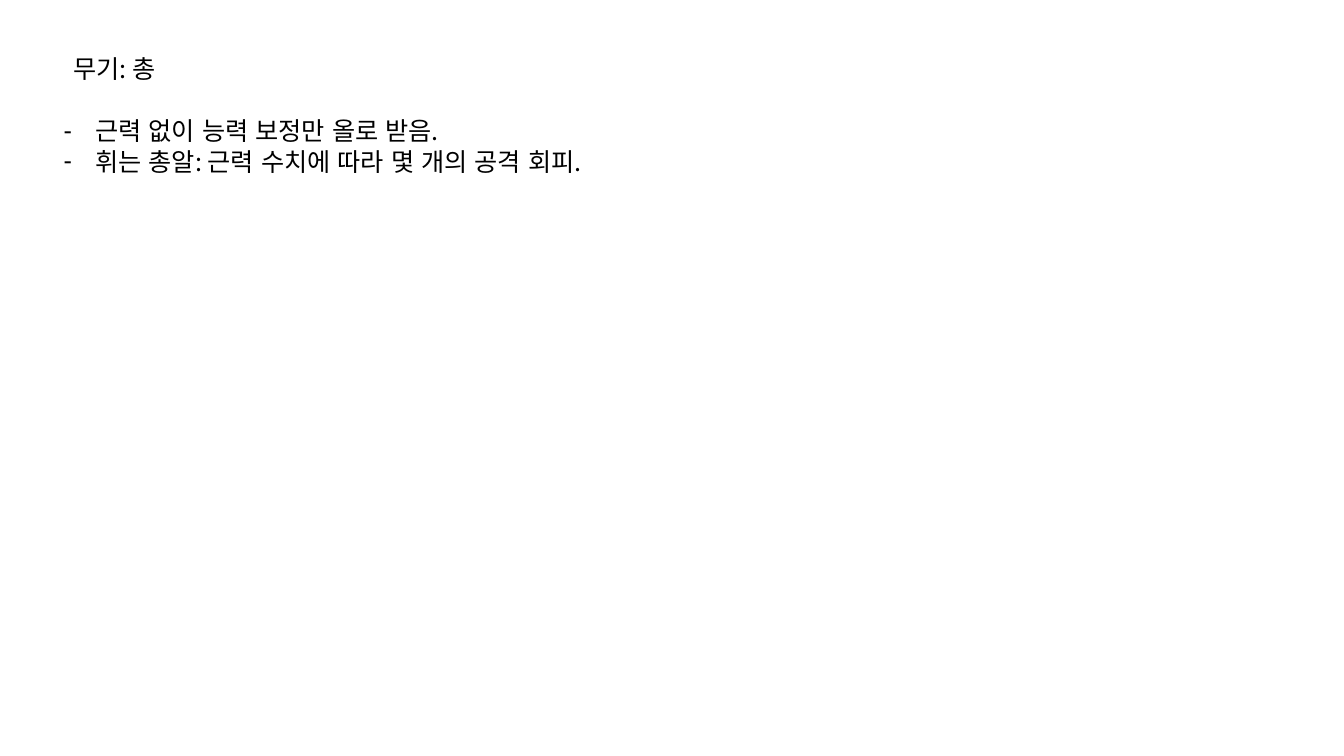
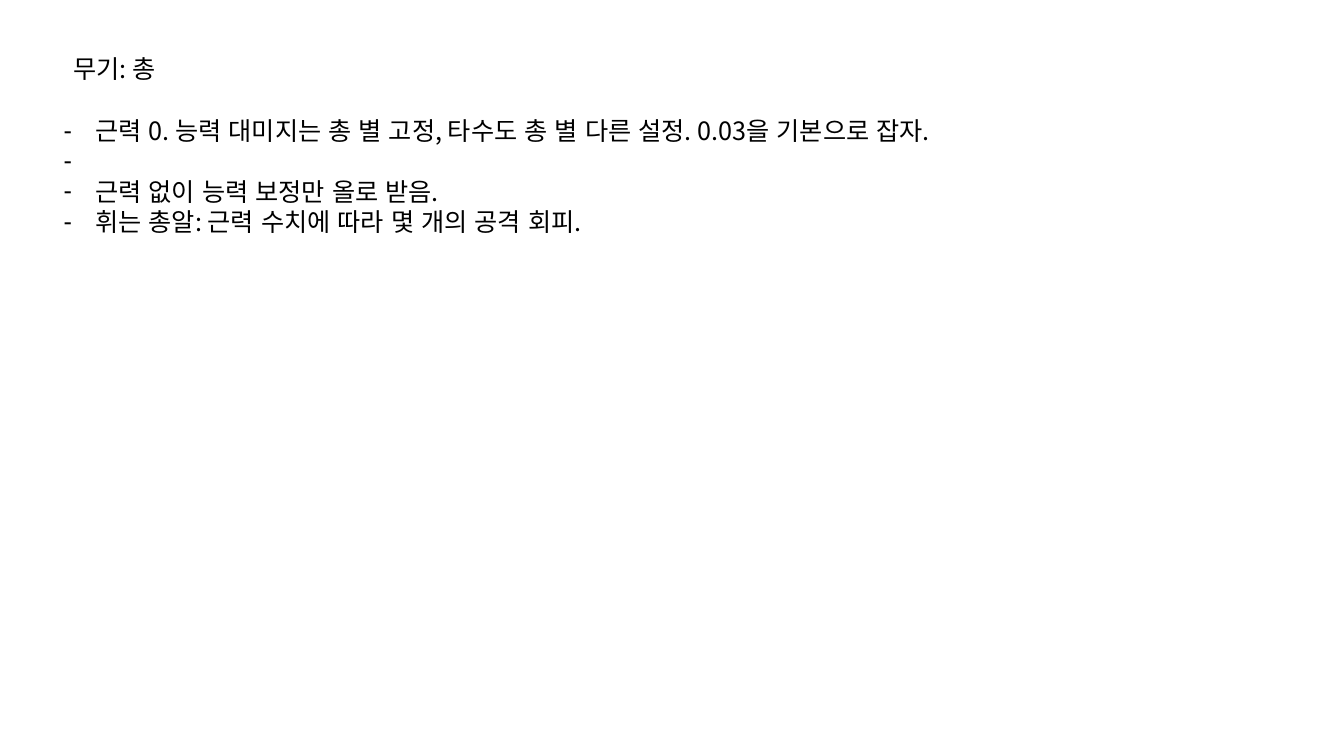
Before and after one commit to IdfKLeh/capstone, a slide deck: slide 9 of 수집요소.pptx. Drawn at 1344x756 pixels with LibreOffice and Linux fonts; fonts in the diff are those of the drawing. Boxes give left, top, right and bottom in pixels: in the first picture for what was removed or moved away, otherwise in the second. Text is boxed around its words. In the diff, an @@ line names an element or a change of style, - is before the commit and + after.

```diff
--- a/수집요소.pptx
+++ b/수집요소.pptx
@@ text at (95, 119, 929, 145): paragraph added @@
+– 근력 0. 능력 대미지는 총 별 고정, 타수도 총 별 다른 설정. 0.03을 기본으로 잡자.
```
Also in this commit, not shown: 5 other slides changed, 2 other files.
